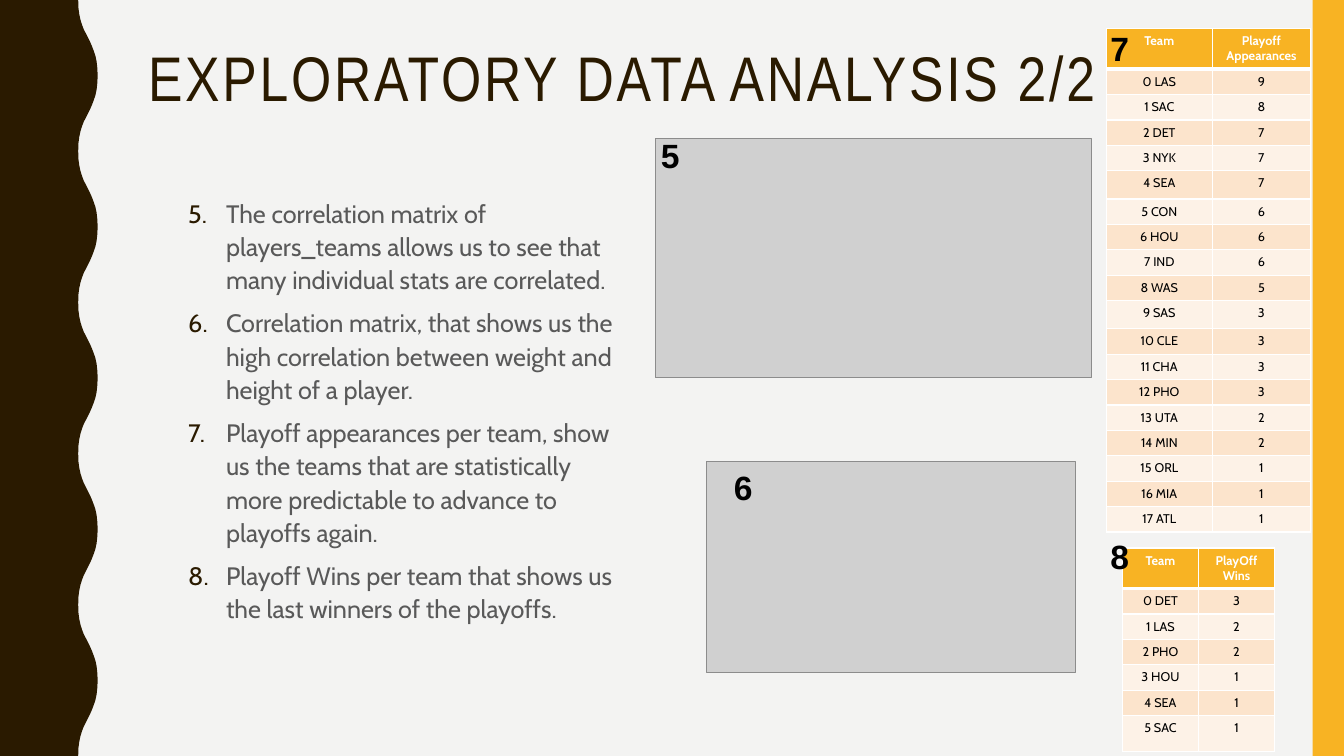
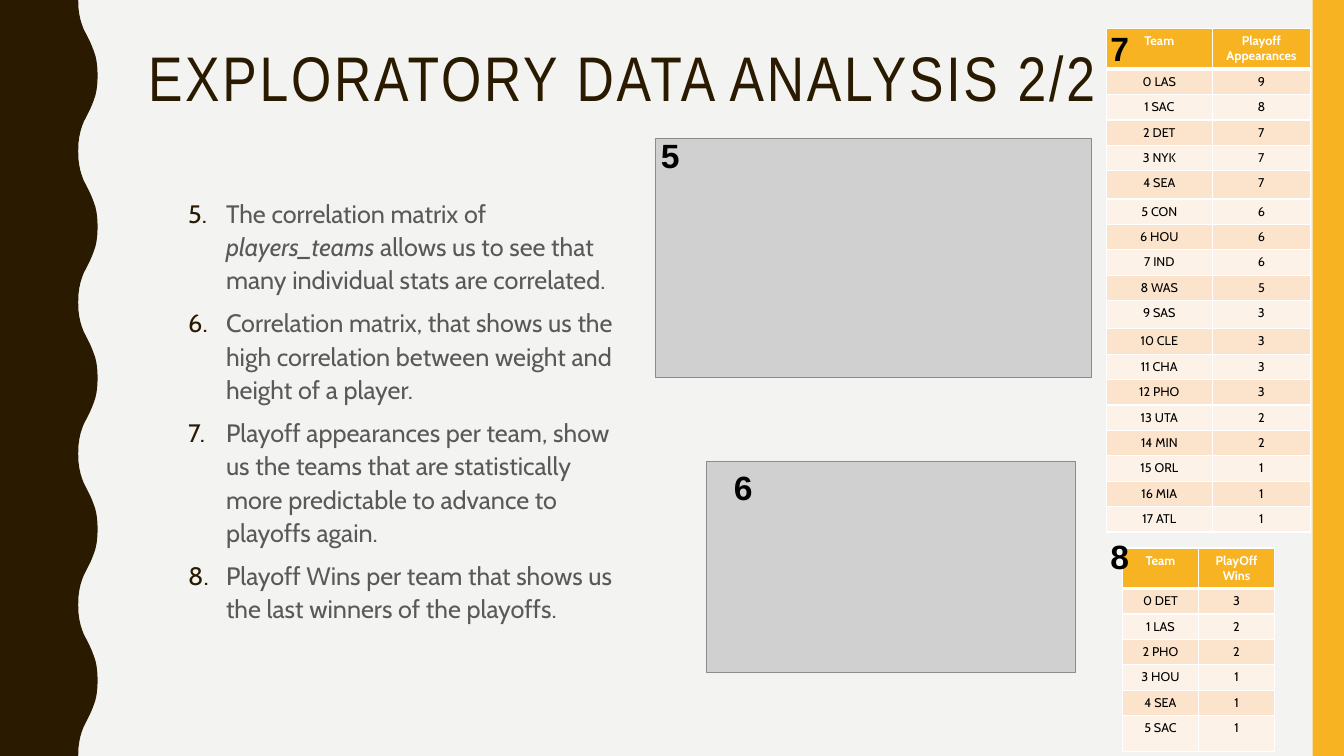
Before and after one commit to afs202005277/AC, a slide deck: slide 4 of ppt projeto.pptx. Drawn at 1344x756 pixels with LibreOffice and Linux fonts; fonts in the diff are those of the drawing; grey boxes stand for pictures. Boxes give left, top, right and bottom in pixels: in the first picture for what was removed or moved away, otherwise in the second. Text is boxed around its words. In the diff, an @@ line names an element or a change of style, - is before the commit and + after.

```diff
--- a/ppt projeto.pptx
+++ b/ppt projeto.pptx
@@ text at [226, 204, 605, 295]: italic on in "players_teams" @@
```
Also in this commit, not shown: 2 other slides changed.
